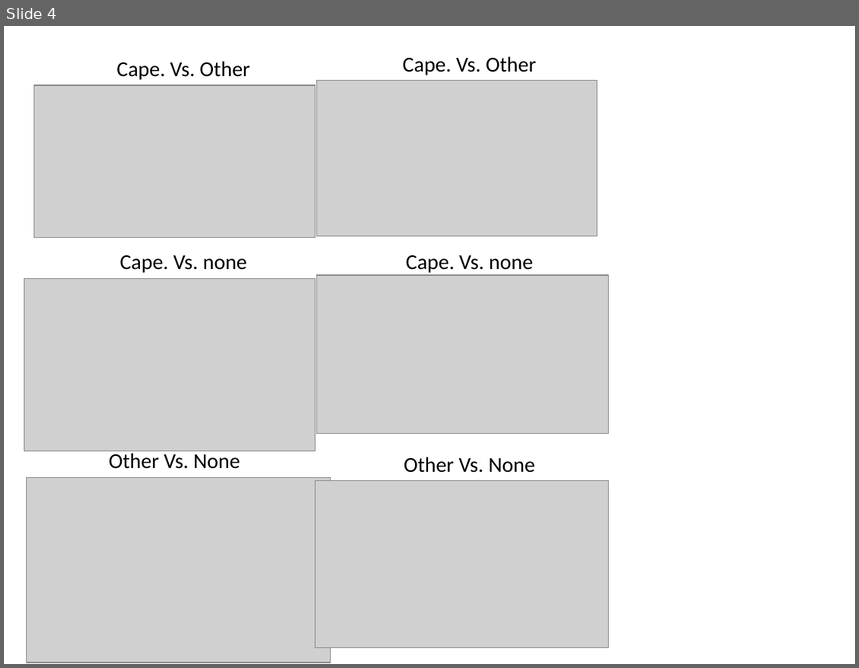
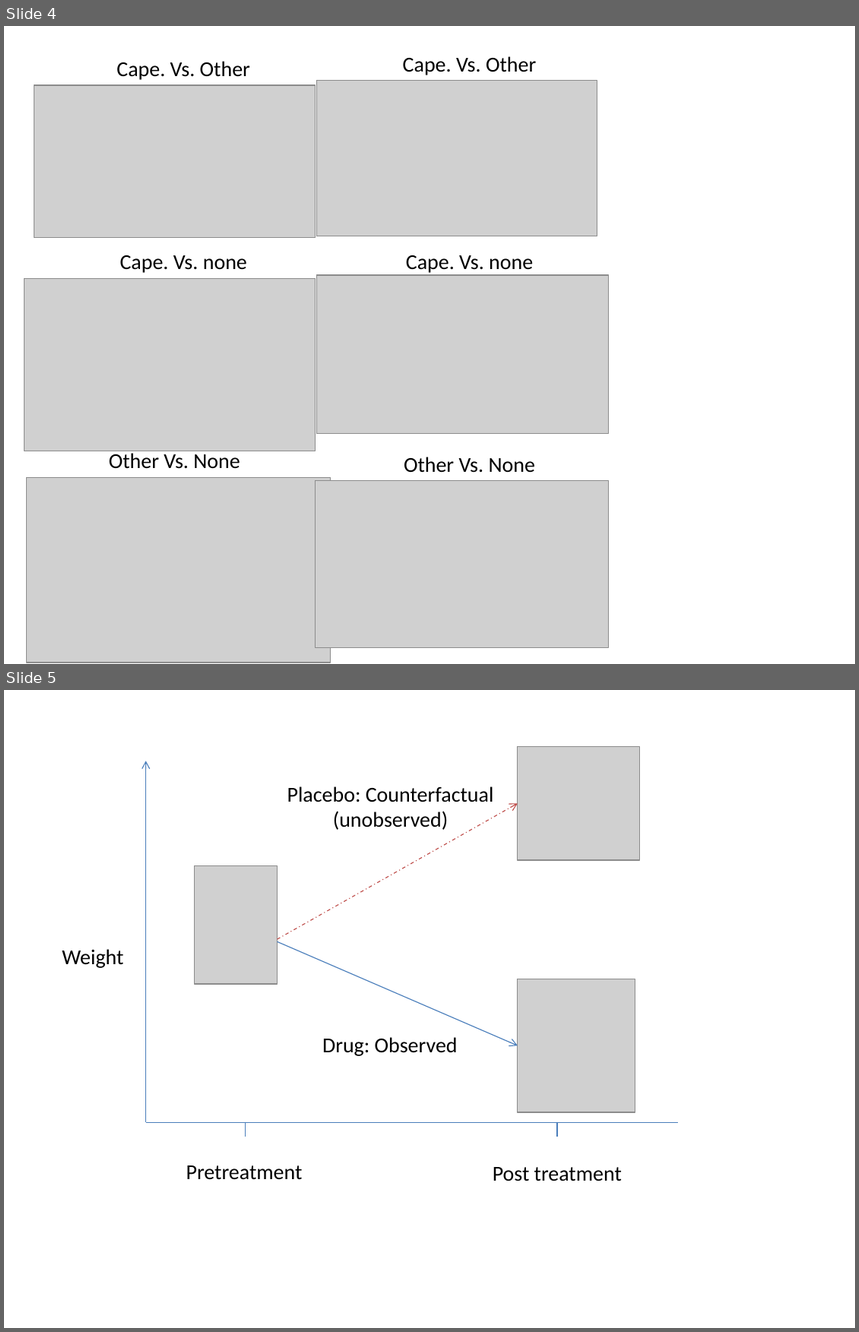
Before and after one commit to nkbxwb/Proposal, a slide deck: mi_picture.pptx. Shown one above the other, each under a label of ours: slide 4 before the commit, slides 4 and 5 after it. The pictures are 859x668 and 859x1332 pixels, drawn with LibreOffice and Linux fonts; fonts in the diff are those of the drawing; grey boxes stand for pictures. Boxes give left, top, right and bottom in pixels: in the first picture for what was removed or moved away, otherwise in the second. Text is boxed around its words. In the diff, an @@ line names an element or a change of style, - is before the commit and + after.

Commit message:
Added my silly face to pictues

```diff
--- a/mi_picture.pptx
+++ b/mi_picture.pptx
@@ slide 5 added at [4, 690, 855, 1328], background #FFFFFF @@
@@ picture added at [517, 747, 639, 860] @@
@@ arrow added from (146, 1122) to (146, 761), #4B7EBC 0.75 pt @@
@@ arrow added from (278, 939) to (517, 803), #C0504D 0.75 pt dashed @@
@@ text added at [287, 787, 494, 830], 18 pt, text #000000 @@
+Placebo: Counterfactual (unobserved)
@@ picture added at [195, 866, 278, 983] @@
@@ text added at [62, 949, 123, 968], 18 pt, text #000000 @@
+Weight
@@ arrow added from (278, 942) to (517, 1046), #4B7EBC 0.75 pt @@
@@ picture added at [517, 980, 635, 1113] @@
@@ text added at [322, 1037, 458, 1056], 18 pt, text #000000 @@
+Drug: Observed
@@ line added from (146, 1122) to (678, 1122), #4B7EBC 0.75 pt @@
@@ line added from (245, 1122) to (245, 1137), #4B7EBC 0.75 pt @@
@@ line added from (557, 1122) to (557, 1137), #4B7EBC 0.75 pt @@
@@ text added at [186, 1166, 303, 1180], 18 pt, text #000000 @@
+Pretreatment
@@ text added at [493, 1167, 622, 1182], 18 pt, text #000000 @@
+Post treatment
```
